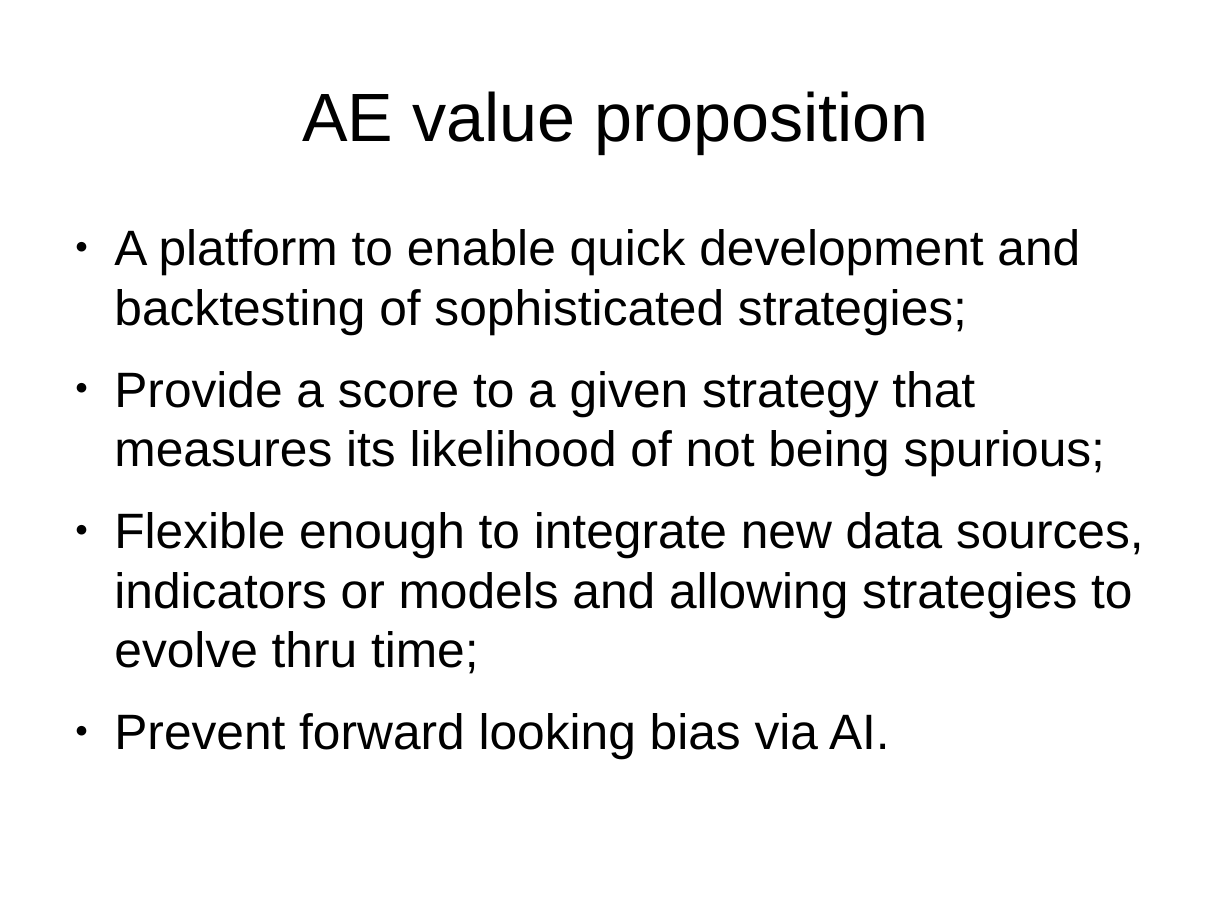
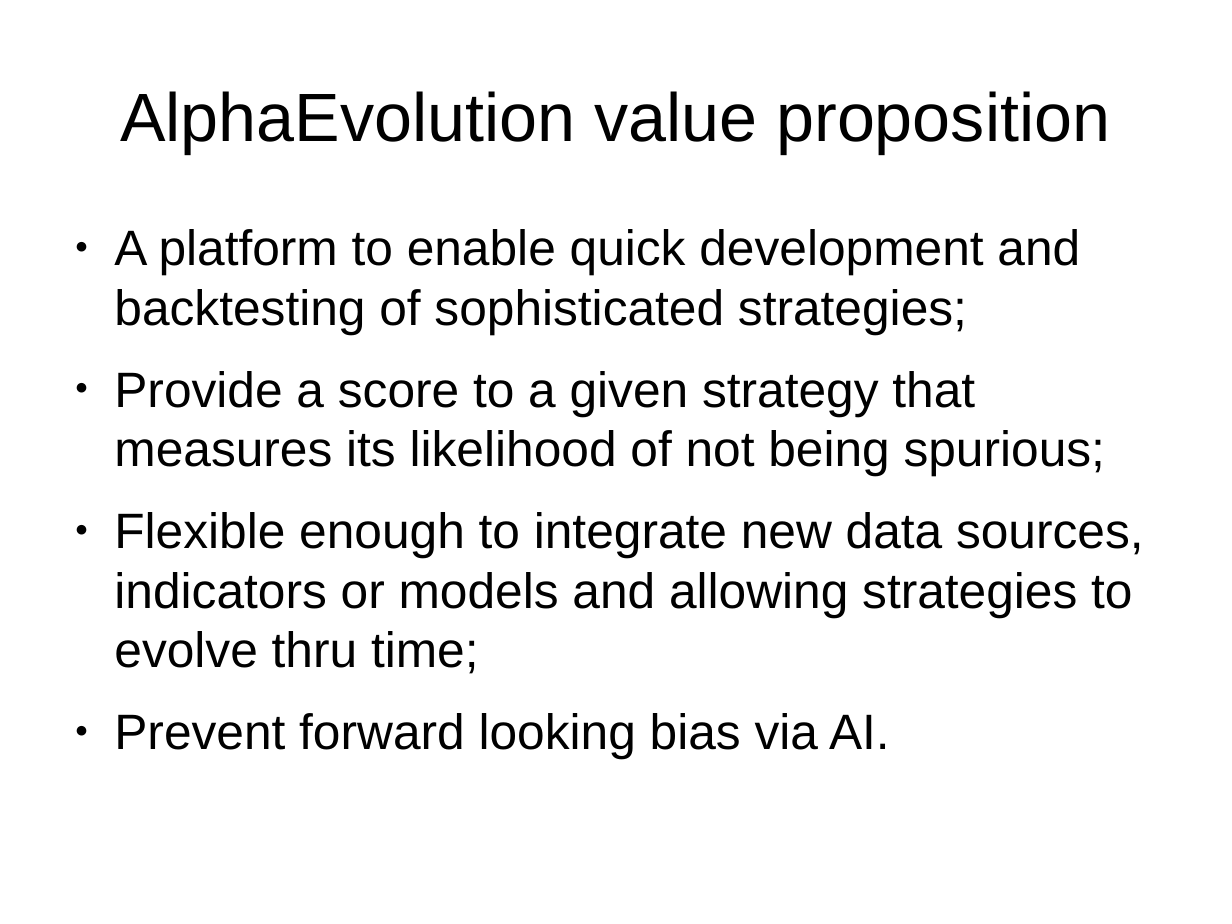
Before and after one commit to bolatroniks/Trading_v2, a slide deck: slide 5 of Alpha Evolution.odp (slide 7 before the commit). Drawn at 1232x924 pixels with LibreOffice and Linux fonts; fonts in the diff are those of the drawing. Boxes give left, top, right and bottom in pixels: in the first picture for what was removed or moved away, otherwise in the second. Text is boxed around its words. In the diff, an @@ line names an element or a change of style, - is before the commit and + after.

```diff
--- a/Alpha Evolution.odp
+++ b/Alpha Evolution.odp
@@ title at (x1=120, y1=91, x2=1110, y2=153): text changed @@
-AE value proposition
+AlphaEvolution value proposition
```
Also in this commit, not shown: 4 other slides changed, 8 slides added, 2 slides removed, 5 other files.
